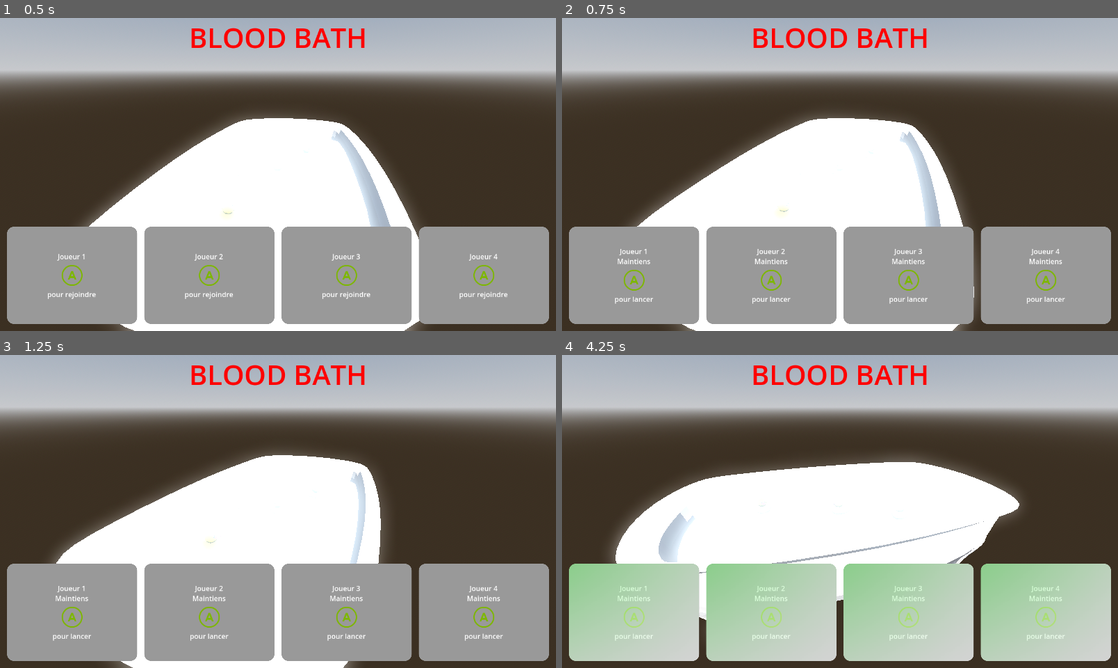
Above: before the commit, frames 1-4 (two rows, left to right).
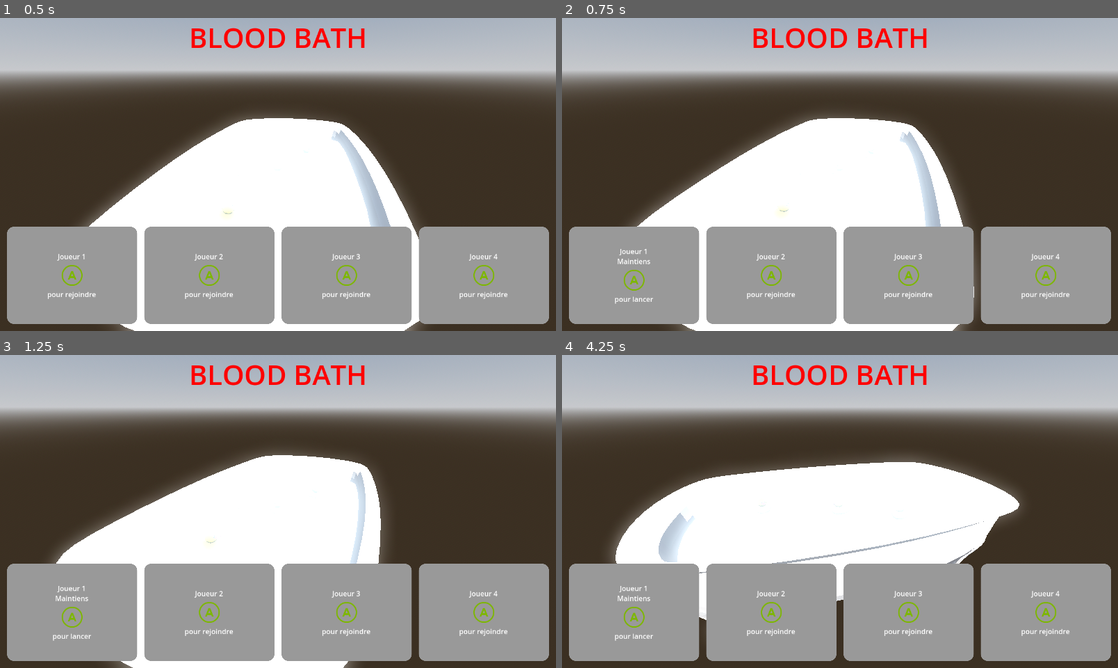
Above: after the commit, the same moments.

Repository: Gr0minet/ggj2025
Game: Godot game, scene res://scenes/test_all.tscn
The game is run twice, just before and just after one commit, with the same random seed, the same clock (stepped at 60 frames per second) and the same inputs. This scene is started directly instead of the project's main scene.
Inputs:
- Up to frame 1 (0.5 s): no input
- Up to frame 2 (0.75 s): hold J (join_game) from 0.53 s (still down)
- Up to frame 3 (1.25 s): keep holding J (join_game); tap G (jump) at 0.77 s
- Up to frame 4 (4.25 s): release J (join_game) at 1.28 s; tap J (join_game) at 1.35, 3.05 s; tap G (jump) at 1.52, 3.02, 3.77 s; hold J (join_game) 2.03-2.78 s; tap 1 at 2.1 s; tap 2 at 2.85 s; hold J (join_game) from 3.53 s (still down); tap 3 at 3.6 s

Frame 1 is identical in both runs. In frame 2, 1.2% of the frame differs, in the area x 33-92%, y 73-92%; in frame 3, 1.2%; in frame 4, 29%, in the area x 1-99%, y 66-98%.
Error after the commit: Invalid call to function 'connect' in base 'Signal'. Expected 2 arguments. (res://menu/menu.gd:11)

Commit message:
Add player_ids in request_game_start signal
Signed-off-by: m09 <142691+m09@users.noreply.github.com>

Diff:
--- a/godot/menu/menu.gd
+++ b/godot/menu/menu.gd
@@ -1,13 +1,23 @@
 extends Control
 
-signal request_game_start
+signal request_game_start(player_ids: Array[int])
+
+@export var player_join_parent: Control = null
 
 
 # Called when the node enters the scene tree for the first time.
 func _ready() -> void:
-	pass # Replace with function body.
-
+	for child in player_join_parent.get_children():
+		child.request_game_start_by.connect()
 
 # Called every frame. 'delta' is the elapsed time since the previous frame.
 func _process(delta: float) -> void:
 	pass
+
+
+func _on_request_game_start_by(_player_id: int) -> void:
+	var player_ids = Array()
+	for child in player_join_parent.get_children():
+		if child.player_joined:
+			player_ids.append(child.player_id)
+	request_game_start.emit(player_ids)
--- a/godot/menu/menu.tscn
+++ b/godot/menu/menu.tscn
@@ -3,7 +3,7 @@
 [ext_resource type="Script" path="res://menu/menu.gd" id="1_xshr6"]
 [ext_resource type="PackedScene" uid="uid://c5umynsbl4k7j" path="res://menu/player_join.tscn" id="2_67jmx"]
 
-[node name="Menu" type="Control"]
+[node name="Menu" type="Control" node_paths=PackedStringArray("player_join_parent")]
 layout_mode = 3
 anchors_preset = 15
 anchor_right = 1.0
@@ -12,6 +12,7 @@
 grow_vertical = 2
 mouse_filter = 1
 script = ExtResource("1_xshr6")
+player_join_parent = NodePath("MarginContainer/HBoxContainer")
 
 [node name="Title" type="Label" parent="."]
 layout_mode = 1
--- a/godot/menu/player_join.gd
+++ b/godot/menu/player_join.gd
@@ -1,4 +1,6 @@
 extends PanelContainer
+
+signal request_game_start_by(player_id: int)
 
 
 @export var player_id: int
@@ -13,12 +15,17 @@
 	player_reset()
 
 
+func progress_bar_reset() -> void:
+	progress_bar.value = 0.0
+
+
+
 func player_reset() -> void:
 	rich_text_label.text = "[center]Joueur " + str(player_id + 1) + "
 [img]res://assets/xbox_button_color_a_outline.png[/img]
 pour rejoindre[/center]"
 	player_joined = false
-	progress_bar.value = 0.0
+	progress_bar_reset()
 
 
 func player_join(join_player_id: int) -> void:
@@ -32,14 +39,20 @@
 
 func _process(delta: float) -> void:
 	if join_touch_pressed:
-		progress_bar.set_value_no_signal(progress_bar.value + delta / JOIN_DELAY * 100)
+		var new_value = progress_bar.value + delta / JOIN_DELAY * 100
+		if new_value >= 100:
+			request_game_start_by.emit(player_id)
+		progress_bar.set_value_no_signal()
 
 
 func _unhandled_input(event: InputEvent) -> void:
-	if event.is_action_pressed("join_game") and event.device == 0:
+	if event.device != player_id:
+		return
+	if event.is_action_pressed("join_game"):
 		if not player_joined:
 			player_join(self.player_id)
 		else:
 			join_touch_pressed = true
 	if event.is_action_released("join_game"):
 		join_touch_pressed = false
+		progress_bar_reset()
